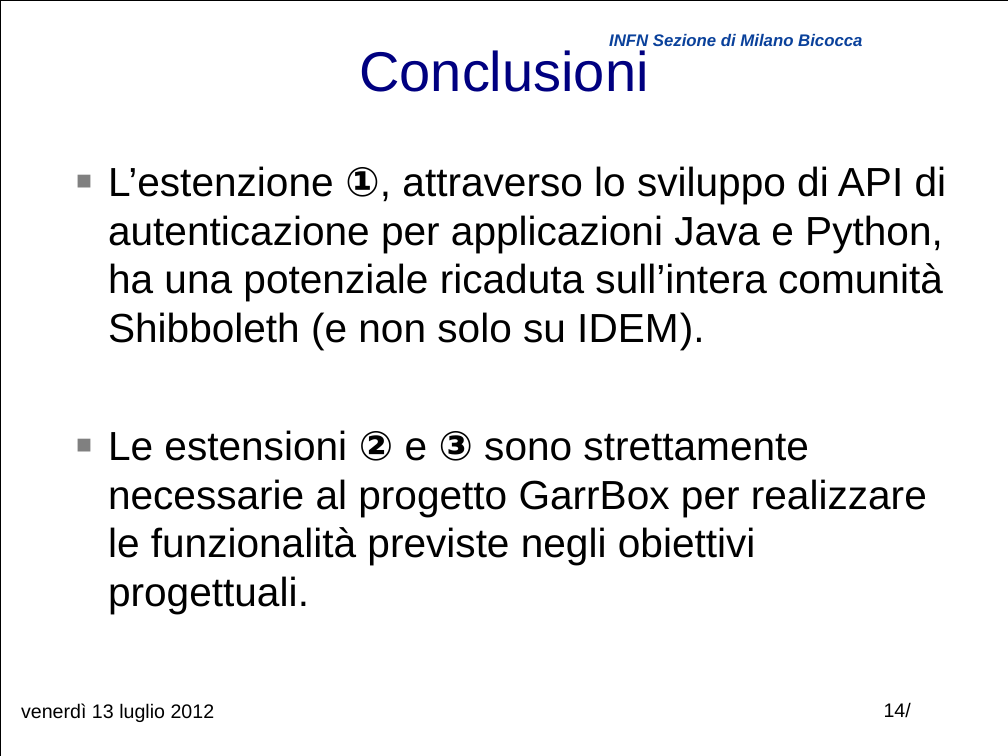
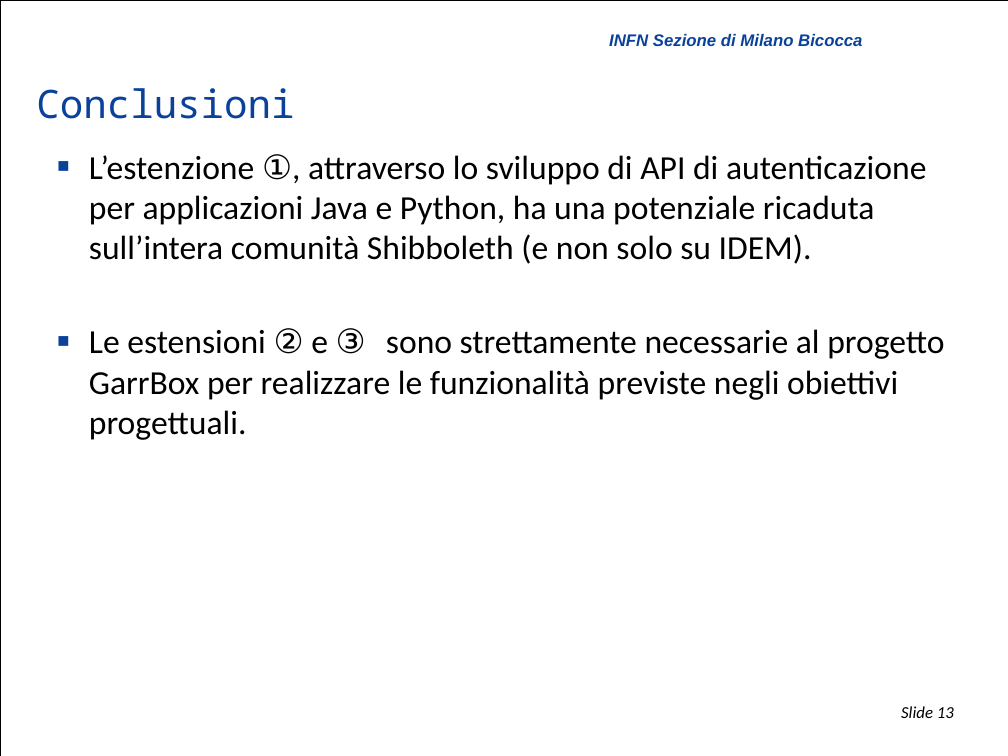
Before and after one commit to biancini/Shibboleth-Authentication, a slide deck: slide 13 of ShibbolethExtensions.pptx (slide 14 before the commit). Drawn at 1008x756 pixels with LibreOffice and Linux fonts; fonts in the diff are those of the drawing; background and template pictures are left out. Boxes give left, top, right and bottom in pixels: in the first picture for what was removed or moved away, otherwise in the second. Text is boxed around its words. In the diff, an @@ line names an element or a change of style, - is before the commit and + after.

```diff
--- a/ShibbolethExtensions.pptx
+++ b/ShibbolethExtensions.pptx
@@ title "Conclusioni" moved from (x1=359, y1=50, x2=648, y2=92) to (x1=36, y1=88, x2=294, y2=119) @@
@@ title "Conclusioni" at (x1=36, y1=88, x2=294, y2=119): size 40 to 28 pt, font Arial to Noto Sans Mono, text colour #000080 to #0A419B; alignment centre to left; line spacing 1 to 0.9 @@
@@ text "L’estenzione ①, attraverso lo sviluppo ..." moved from (x1=108, y1=166, x2=947, y2=614) to (x1=89, y1=154, x2=944, y2=440) @@
@@ text "L’estenzione ①, attraverso lo sviluppo ..." at (x1=89, y1=154, x2=944, y2=440): size 29 to 24 pt, font Arial to Calibri; font Arial to Noto Sans Mono, bold off in "①,", "② ③"; list level 1 to 2 in "L’estenzione ①, attraverso lo sviluppo ..."; bullet colour #808080 to #0A419B; list level 1 to 2 in "Le estensioni ② e ③ ..." @@
@@ text removed at (x1=21, y1=703, x2=215, y2=722) @@
-venerdì 13 luglio 2012
@@ page number removed at (x1=884, y1=702, x2=911, y2=718) @@
-14/
@@ page number added at (x1=901, y1=706, x2=954, y2=718), 12 pt, text #000000, italic @@
+Slide 13
```
Also in this commit, not shown: 12 other slides changed, 1 slide removed, 1 other file.
